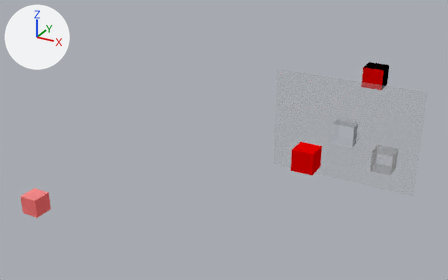
Before and after pictures for a commit that changed the Blender file Materials/cache.blend.
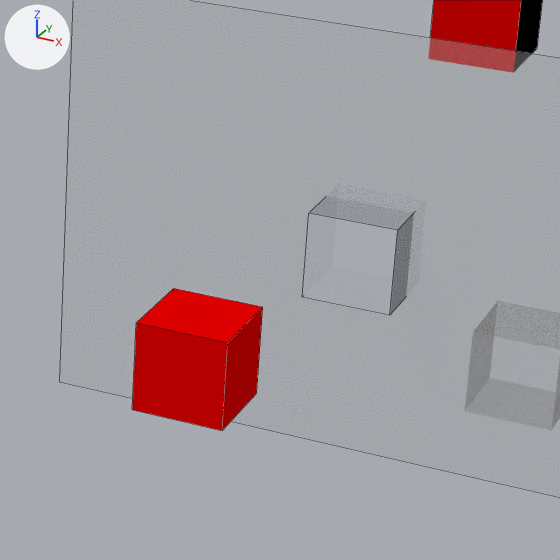
Each version is shown whole from a 50 mm lens placed at (15.6, -51.9, 22.4), pointed at (-11.5, -2.5, -2.2), then close up on the part from 58% to 88% of the width and 26% to 74% of the height. The axes (+X, +Y, +Z) are drawn at upper left. The lights are the same throughout. The close-ups show mesh edges as thin lines.

The scene before the commit, as lines of its bpy script (objects in view):
```python
me_cube_001 = bpy.data.meshes.new('Cube.001')
me_cube_001.from_pydata(...)  # a box spanning x -1.0..1.0, y -1.0..1.0, z -1.0..1.0
me_cube_001.materials.append(mat_dendritematerial)
me_cube_002 = bpy.data.meshes.new('Cube.002')
me_cube_002.from_pydata(...)  # a box spanning x -1.0..1.0, y -1.0..1.0, z -1.0..1.0
me_cube_002.materials.append(mat_axonmaterial)
me_plane = bpy.data.meshes.new('Plane')
me_plane.from_pydata([(-1.0, -1.0, 0.0), (1.0, -1.0, 0.0), (-1.0, 1.0, 0.0), (1.0, 1.0, 0.0)], [], [(0, 1, 3, 2)])
me_plane.materials.append(mat_slice_material)
ob_cube_001 = bpy.data.objects.new('Cube.001', me_cube_001)
ob_cube_001.location = (0.61, 6.07, 3.81)
ob_cube_002 = bpy.data.objects.new('Cube.002', me_cube_002)
ob_cube_002.location = (-1.79, -5.19, -0.93)
ob_slice_plane = bpy.data.objects.new('Slice plane', me_plane)
ob_slice_plane.location = (-0.25, 0.13, 0.0)
ob_slice_plane.rotation_euler = (1.571, 1.571, 0.0)  # degrees (90, 90, 0)
ob_slice_plane.scale = (5.0, 7.0, 0.0)
ob_slice_plane.show_transparent = True
# also in view: 'Cube' at (0.0, 0.0, 0.0)
```
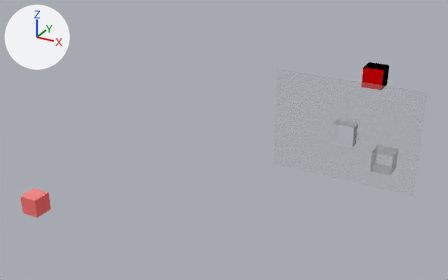
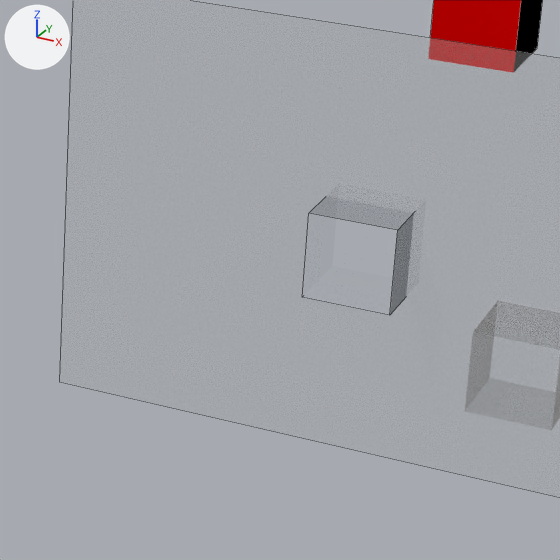
Pixel boxes [x1, y1, x2, y2] of what changed, in the close-ups (560 x 560 px):
'Cube.002', deleted: before [132, 288, 263, 431]

The change in detail:
Object 'Cube.002' (ob_cube_002) is deleted.
